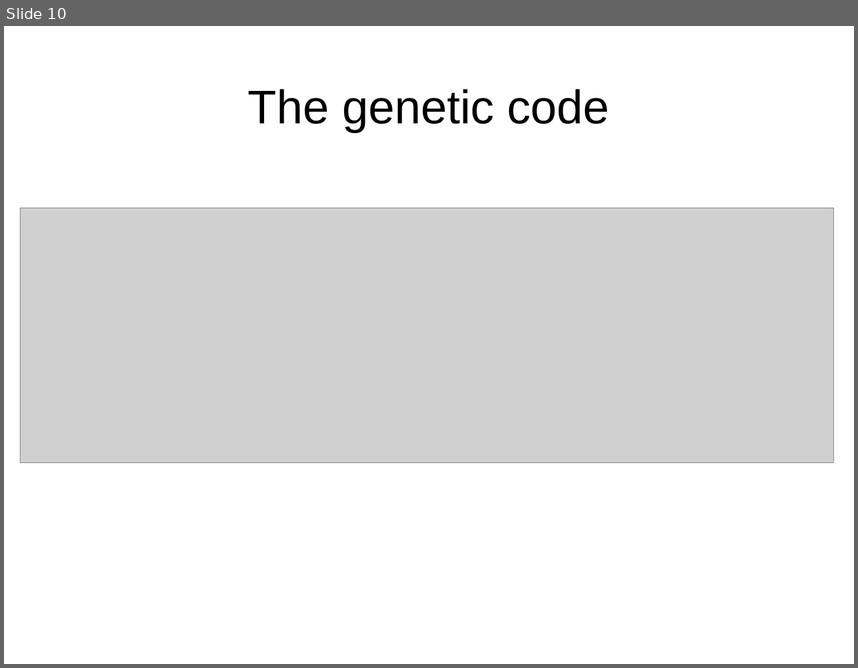
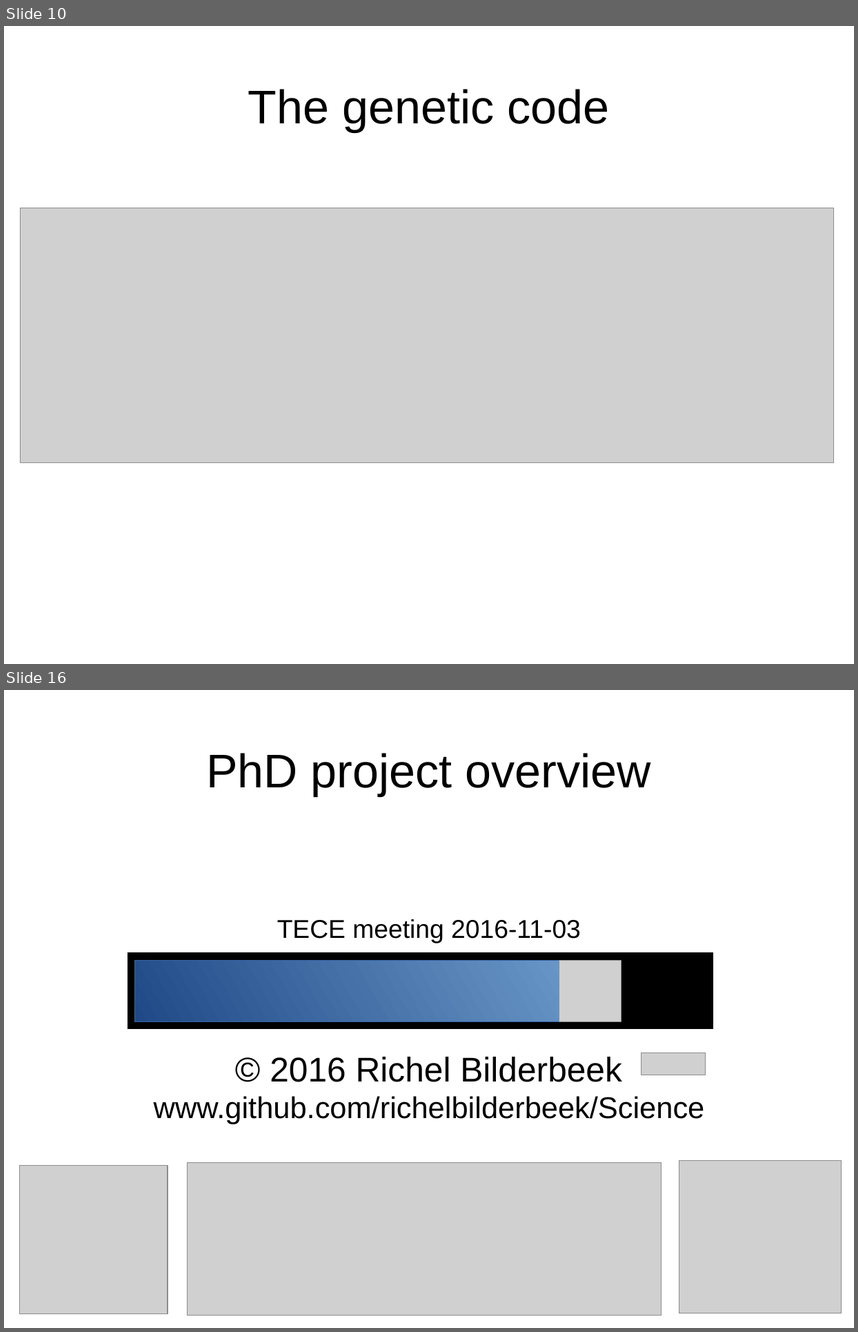
Before and after one commit to richelbilderbeek/tece_logo, a slide deck: presentation.odp. Shown one above the other, each under a label of ours: slide 10 before the commit, slides 10 and 16 after it; the slides between them are not shown. The pictures are 858x668 and 858x1332 pixels, drawn with LibreOffice and Linux fonts; fonts in the diff are those of the drawing; grey boxes stand for pictures. Boxes give left, top, right and bottom in pixels: in the first picture for what was removed or moved away, otherwise in the second. Text is boxed around its words. In the diff, an @@ line names an element or a change of style, - is before the commit and + after.

```diff
--- a/presentation.odp
+++ b/presentation.odp
@@ slide 16 added at [4,690,854,1328], background #FFFFFF @@
@@ title added at [206,753,651,796], 44 pt, text #000000 @@
+PhD project overview
@@ title added at [277,919,581,943], 24 pt, text #000000 @@
+TECE meeting 2016-11-03
@@ rectangle added at [128,952,714,1029], fill #000000, outline #FFFFFF 0 pt @@
@@ rectangle added at [135,960,621,1022], fill gradient #729FCF to #204A87, outline #3465A4 0 pt @@
@@ picture added at [559,960,621,1022] @@
@@ subtitle added at [154,1056,705,1124], 28 pt, text #000000 @@
+© 2016 Richel Bilderbeek
+www.github.com/richelbilderbeek/Science
@@ picture added at [642,1052,706,1075] @@
@@ picture added at [19,1165,168,1313] @@
@@ picture added at [188,1162,662,1315] @@
@@ picture added at [680,1161,842,1313] @@
```
Also in this commit, not shown: 2 slides changed, 3 other slides added, 1 slide removed, 5 other files.
